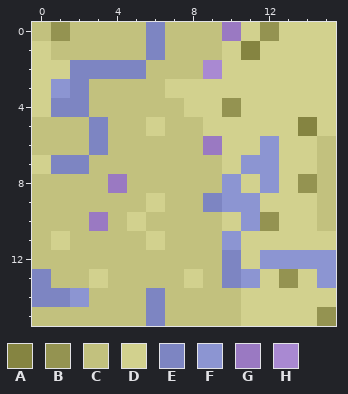
Pixel-art file, stored at Assets/Artwork/Zones/Stormlands/stormLandsCenterTile.aseprite. Above: the version before the commit.
16x16 pixels, 1 frame.
Visible layers, top first: "Layer 2" opacity 48%, "Layer 1".
Palette (. is transparent): A #858441  B #949351  C #c2c17e  D #d2d18e  E #7d85c2  F #8c95d2  G #9a79c2  H #a989d2
Pixels before, first column x 0:
 0 CBCCCCECCCGDBDDD
 1 DCCCCCECCCDADDDD
 2 DDEEEECCCHDDDDDD
 3 DFECCCCDDDDDDDDD
 4 DEECCCCCDDBDDDDD
 5 CCCECCDCCDDDDDAD
 6 CCCECCCCCGDDFDDC
 7 DEECCCCCCCDFFDDC
 8 CCCCGCCCCCFDFDBC
 9 CCCCCCDCCEFFDDDC
10 CCCGCDCCCCDFBDDC
11 CDCCCCDCCCFDDDDD
12 CCCCCCCCCCEDFFFF
13 ECCDCCCCDCEFDBDF
14 EEFCCCECCCCDDDDD
15 CCCCCCECCCCDDDDB
The result:
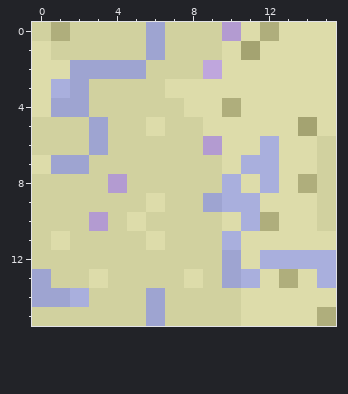
The exact change:
layer "Layer 3" opacity 25% added
Colour A changes from #858441 to #a4a371.
Colour B changes from #949351 to #afae7c.
Colour C changes from #c2c17e to #d1d19f.
Colour D changes from #d2d18e to #dddcaa.
Colour E changes from #7d85c2 to #9ea4d1.
Colour F changes from #8c95d2 to #a9afdd.
Colour G changes from #9a79c2 to #b39bd1.
Colour H changes from #a989d2 to #bfa6dd.
